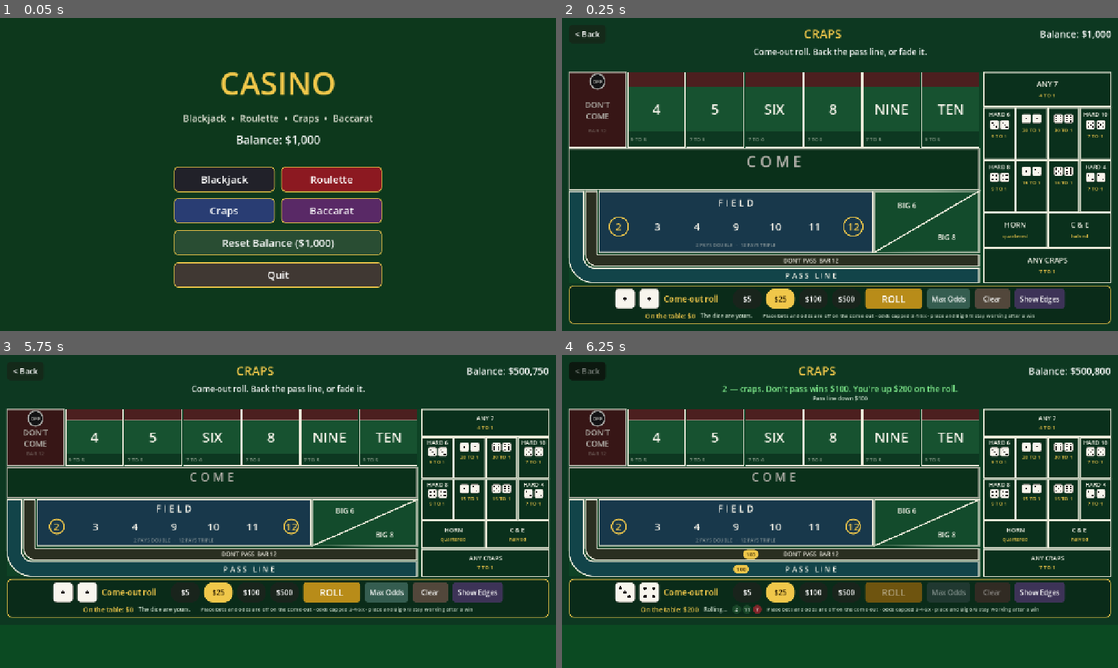
Above: before the commit, frames 1-4 (two rows, left to right).
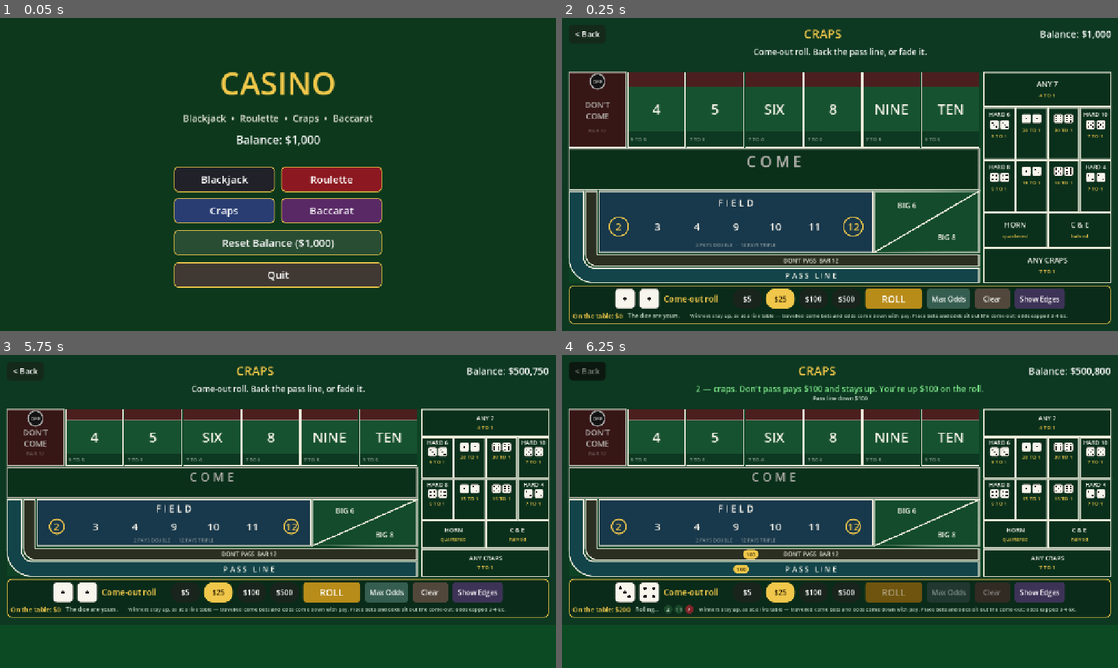
Above: after the commit, the same moments.

Repository: fu-systems/Casino
Game: Godot game, scene res://tests/run_all.tscn
The game is run twice, just before and just after one commit, with the same random seed, the same clock (stepped at 60 frames per second) and the same inputs. This scene is started directly instead of the project's main scene.
Inputs:
- Up to frame 1 (0.05 s): no input
- Up to frame 2 (0.25 s): no input
- Up to frame 3 (5.75 s): click "New Round" at 0.5 s; click "New Round" at 1.25 s; click "0" at 2 s; click "3" at 2.75 s; click "6" at 3.5 s; click "9" at 4.25 s; click "12" at 5 s
- Up to frame 4 (6.25 s): click "Clear" at 5.75 s

Frame 1 is identical in both runs. In frame 2, 0.8% of the frame differs, in the area x 1-91%, y 94-97%; in frame 3, 0.8%; in frame 4, 1.5%, in the area x 1-93%, y 9-83%.

Commit message:
Leave winning craps bets standing, as a dealer does
Winners were being paid and taken down; on a live table a paid bet keeps
working. Now the line, the come bar, place bets, the field, hardways and
every prop are paid and left standing — the horn and C & E stay whole,
their losing portions bought back out of the winnings, so a $40 horn on
the 2 pays $270 and keeps riding at $40. On the bar twelve the don't side
neither wins nor is refunded any more: the bet just stands off where it
is, which is what barring the twelve means.

The bets that do come down are the ones that really do: a come bet that
made its number comes down with its pay, and so do odds once their point
resolves.

Clear Bets now takes down only what a dealer would hand back: everything
except the pass line once a point is on and come bets that have travelled
to their number — those are contracts and ride until they win or lose.
Odds, place bets, the props and the whole don't side always come off on
request, and the message names the contract money left riding. Leaving
the table still settles everything back, contracts included, since the
alternative is confiscating them.

Every payout keeps the same net — paying $130 next to a $100 stake and
paying $230 while removing it are the same dollars — so this is entirely
about what stays on the felt for the next roll. The suite pins the new
board states: sixteen stays-up assertions, the standing-off twelve both
ways, and a new clear-bets check covering both the come-out (everything
refundable) and a mid-point spread (contracts kept, the rest returned).

Co-Authored-By: Claude Fable 5 <noreply@anthropic.com>
Claude-Session: https://claude.ai/code/session_0124MmiStuKvS4o8Mr4FMMN6

Diff:
--- a/scripts/craps.gd
+++ b/scripts/craps.gd
@@ -212,11 +212,33 @@
 	_refresh()
 
 
+## Whether the player may take a bet down right now. Two bets are contracts
+## once the dice have made them one: the pass line after a point is
+## established, and a come bet that has travelled to its number. They ride
+## until they win or lose. Everything else — odds, place bets, the props,
+## and the whole don't side — is the player's to pick up between rolls.
+func _is_contract(key: String) -> bool:
+	if key == "pass":
+		return point != 0
+	return key.begins_with("come_") and not key.begins_with("come_odds")
+
+
 func _on_clear_pressed() -> void:
 	if rolling:
 		return
-	if board.refund_all() > 0:
+	var kept := 0
+	var refunded := 0
+	for key in board.staked_keys():
+		if _is_contract(key):
+			kept += board.amount(key)
+		else:
+			refunded += board.refund(key)
+	if refunded > 0 and kept > 0:
+		_set_message("Removable bets refunded. $%s of contract bets ride until they win or lose." % Bank.fmt(kept), COLOR_GOLD)
+	elif refunded > 0:
 		_set_message("Bets cleared and refunded.", Color.WHITE)
+	elif kept > 0:
+		_set_message("The pass line and travelled come bets are contracts — they ride until they win or lose.", COLOR_GOLD)
 	_refresh()
 
 
@@ -229,8 +251,10 @@
 
 # --- settling ----------------------------------------------------------------
 
-## Pays a bet at num:den and returns the stake with it. Payouts round down
-## to the dollar, which is what a dealer does with an odd-money bet.
+## Pays a bet at num:den and returns the stake with it — for the bets that
+## genuinely come down with their pay: travelled come bets, and odds once
+## their point resolves. Payouts round down to the dollar, which is what a
+## dealer does with an odd-money bet.
 func _pay(key: String, num: int, den: int) -> int:
 	var stake := board.take(key)
 	if stake <= 0:
@@ -240,7 +264,9 @@
 	return winnings
 
 
-## Pays the winnings but leaves the stake working, for place and Big 6/8.
+## Pays the winnings and leaves the stake standing — the default on a live
+## table, where a paid bet keeps working until it loses or the player takes
+## it down.
 func _pay_and_leave(key: String, num: int, den: int) -> int:
 	var stake := board.amount(key)
 	if stake <= 0:
@@ -330,8 +356,8 @@
 	if stake <= 0:
 		return
 	if total in FIELD_NUMBERS:
-		var won := _pay("field", int(FIELD_BONUS.get(total, 1)), 1)
-		notes.append("Field %d pays $%s" % [total, Bank.fmt(won)])
+		var won := _pay_and_leave("field", int(FIELD_BONUS.get(total, 1)), 1)
+		notes.append("Field %d pays $%s and stays up" % [total, Bank.fmt(won)])
 	else:
 		_lose("field")
 		notes.append("Field loses $%s" % Bank.fmt(stake))
@@ -344,42 +370,46 @@
 			continue
 		var prop: Dictionary = PROPS[key]
 		if total in prop.numbers:
-			var won := _pay(key, int(prop.pays), 1)
-			notes.append("%s pays $%s" % [prop.label, Bank.fmt(won)])
+			var won := _pay_and_leave(key, int(prop.pays), 1)
+			notes.append("%s pays $%s and stays up" % [prop.label, Bank.fmt(won)])
 		else:
 			_lose(key)
 			notes.append("%s loses $%s" % [prop.label, Bank.fmt(stake)])
 
 
-## The horn is four bets in one. The winning quarter pays its own odds and
-## the other three quarters are simply lost.
+## The horn is four bets in one. On a win the winning quarter pays its own
+## odds, the three losing quarters are bought back out of the winnings, and
+## the whole horn stays working — which is exactly how a stickman keeps it.
 func _resolve_horn(total: int, notes: Array) -> void:
-	var stake := board.take("horn")
+	var stake := board.amount("horn")
 	if stake <= 0:
 		return
 	if not (total in [2, 3, 11, 12]):
+		_lose("horn")
 		notes.append("Horn loses $%s" % Bank.fmt(stake))
 		return
 	var pays: int = 30 if total in [2, 12] else ELEVEN_PAYS
-	var back := roundi(stake / 4.0 * (pays + 1))
-	Bank.deposit(back)
-	notes.append("Horn %d returns $%s of $%s" % [total, Bank.fmt(back), Bank.fmt(stake)])
-
-
-## Craps and Eleven: half on any craps, half on the yo.
+	var won := roundi(stake / 4.0 * (pays - 3))
+	Bank.deposit(won)
+	notes.append("Horn %d pays $%s and stays up" % [total, Bank.fmt(won)])
+
+
+## Craps and Eleven: half on any craps, half on the yo. As with the horn, a
+## win pays the winning half, re-buys the losing half, and stays working.
 func _resolve_c_and_e(total: int, notes: Array) -> void:
-	var stake := board.take("c_and_e")
+	var stake := board.amount("c_and_e")
 	if stake <= 0:
 		return
-	var back := 0
+	var won := 0
 	if total in [2, 3, 12]:
-		back = roundi(stake / 2.0 * (ANY_CRAPS_PAYS + 1))
+		won = roundi(stake / 2.0 * (ANY_CRAPS_PAYS - 1))
 	elif total == 11:
-		back = roundi(stake / 2.0 * (ELEVEN_PAYS + 1))
-	if back > 0:
-		Bank.deposit(back)
-		notes.append("C & E %d returns $%s of $%s" % [total, Bank.fmt(back), Bank.fmt(stake)])
+		won = roundi(stake / 2.0 * (ELEVEN_PAYS - 1))
+	if won > 0:
+		Bank.deposit(won)
+		notes.append("C & E %d pays $%s and stays up" % [total, Bank.fmt(won)])
 	else:
+		_lose("c_and_e")
 		notes.append("C & E loses $%s" % Bank.fmt(stake))
 
 
@@ -392,22 +422,24 @@
 		if stake <= 0:
 			continue
 		if total == number and hard:
-			var won := _pay(key, int(HARD_PAYS[number]), 1)
-			notes.append("Hard %d pays $%s" % [number, Bank.fmt(won)])
+			var won := _pay_and_leave(key, int(HARD_PAYS[number]), 1)
+			notes.append("Hard %d pays $%s and stays up" % [number, Bank.fmt(won)])
 		elif total == number or total == 7:
 			_lose(key)
 			notes.append("Hard %d loses $%s" % [number, Bank.fmt(stake)])
 
 
 ## A come bet sitting on the bar wins on 7 or 11, loses on craps, and
-## otherwise travels to the number rolled and waits there. The don't come
-## bet is its mirror, barring the twelve.
+## otherwise travels to the number rolled and waits there. A winner is paid
+## where it lies and stays on the bar as a fresh come bet — a dealer pays
+## next to the chips and leaves them unless asked. The don't come bet is its
+## mirror, barring the twelve; on the bar twelve it simply stands off.
 func _resolve_come_bar(total: int, notes: Array) -> void:
 	var come := board.amount("come")
 	if come > 0:
 		if total == 7 or total == 11:
-			var won := _pay("come", 1, 1)
-			notes.append("Come wins $%s" % Bank.fmt(won))
+			var won := _pay_and_leave("come", 1, 1)
+			notes.append("Come pays $%s and stays on the bar" % Bank.fmt(won))
 		elif total in [2, 3, 12]:
 			_lose("come")
 			notes.append("Come loses $%s to craps" % Bank.fmt(come))
@@ -419,11 +451,10 @@
 	var dont := board.amount("dont_come")
 	if dont > 0:
 		if total in [2, 3]:
-			var won := _pay("dont_come", 1, 1)
-			notes.append("Don't come wins $%s" % Bank.fmt(won))
+			var won := _pay_and_leave("dont_come", 1, 1)
+			notes.append("Don't come pays $%s and stays on the bar" % Bank.fmt(won))
 		elif total == 12:
-			_push("dont_come")
-			notes.append("Don't come pushes on the bar twelve")
+			notes.append("Bar twelve — the don't come stands off")
 		elif total == 7 or total == 11:
 			_lose("dont_come")
 			notes.append("Don't come loses $%s" % Bank.fmt(dont))
@@ -522,23 +553,25 @@
 
 func _resolve_come_out(total: int, notes: Array) -> String:
 	if total == 7 or total == 11:
-		var won := _pay("pass", 1, 1)
+		var won := _pay_and_leave("pass", 1, 1)
 		var lost := _lose("dont_pass")
 		if lost > 0:
 			notes.append("Don't pass down $%s" % Bank.fmt(lost))
-		return "%d — a natural. Pass line wins $%s." % [total, Bank.fmt(won)]
+		if won > 0:
+			return "%d — a natural. Pass line pays $%s and stays up." % [total, Bank.fmt(won)]
+		return "%d — a natural." % total
 	if total in [2, 3, 12]:
 		var lost := _lose("pass")
 		if lost > 0:
 			notes.append("Pass line down $%s" % Bank.fmt(lost))
 		if total == 12:
-			# Barring the twelve is where the don't side's edge goes.
-			var pushed := _push("dont_pass")
-			if pushed > 0:
-				notes.append("Don't pass pushes on the bar twelve")
-			return "12 — craps, but the twelve is barred, so the don't side pushes."
-		var won := _pay("dont_pass", 1, 1)
-		return "%d — craps. Don't pass wins $%s." % [total, Bank.fmt(won)]
+			# Barring the twelve is where the don't side's edge goes: the
+			# bet neither wins nor loses, it just stands where it is.
+			return "12 — craps, but the twelve is barred, so the don't side stands off."
+		var won := _pay_and_leave("dont_pass", 1, 1)
+		if won > 0:
+			return "%d — craps. Don't pass pays $%s and stays up." % [total, Bank.fmt(won)]
+		return "%d — craps." % total
 	point = total
 	return "Point is %d. Roll it again before a seven." % total
 
@@ -546,21 +579,23 @@
 func _resolve_point_roll(total: int, notes: Array) -> String:
 	if total == point:
 		var made := point
-		var won := _pay("pass", 1, 1)
+		# The flat bet stays for the next come-out; only the odds come down,
+		# there being no point left for them to ride.
+		var won := _pay_and_leave("pass", 1, 1)
 		var o: Array = TRUE_ODDS[made]
 		won += _pay("pass_odds", int(o[0]), int(o[1]))
 		var lost := _lose("dont_pass") + _lose("dont_pass_odds")
 		if lost > 0:
 			notes.append("Don't pass down $%s" % Bank.fmt(lost))
 		point = 0
-		return "%d — point made! Pass line pays $%s." % [made, Bank.fmt(won)]
+		return "%d — point made! Pass line pays $%s and stays up." % [made, Bank.fmt(won)]
 	if total == 7:
 		var lost := _lose("pass") + _lose("pass_odds")
-		var won := _pay("dont_pass", 1, 1)
+		var won := _pay_and_leave("dont_pass", 1, 1)
 		var o: Array = TRUE_ODDS[point]
 		won += _pay("dont_pass_odds", int(o[1]), int(o[0]))
 		if won > 0:
-			notes.append("Don't pass pays $%s" % Bank.fmt(won))
+			notes.append("Don't pass pays $%s and stays up" % Bank.fmt(won))
 		point = 0
 		return "Seven out. The line loses $%s and the dice pass on." % Bank.fmt(lost)
 	return "%d. Point is still %d." % [total, point]
@@ -816,7 +851,11 @@
 	bottom.add_child(history_box)
 
 	var rules := Label.new()
-	rules.text = "Place bets and odds are off on the come-out · odds capped 3-4-5x · place and Big 6/8 stay working after a win"
+	rules.text = "Winners stay up, as at a live table — travelled come bets and odds come down with pay. Place bets and odds sit out the come-out; odds capped 3-4-5x."
+	# Wraps when squeezed, so the sentence can't widen the scene's minimum.
+	rules.autowrap_mode = TextServer.AUTOWRAP_WORD_SMART
+	rules.size_flags_horizontal = Control.SIZE_EXPAND_FILL
+	rules.custom_minimum_size = Vector2(300, 0)
 	rules.add_theme_font_size_override("font_size", 12)
 	rules.add_theme_color_override("font_color", COLOR_MUTED)
 	bottom.add_child(rules)
--- a/tests/craps_rules.gd
+++ b/tests/craps_rules.gd
@@ -30,6 +30,7 @@
 	await _test_props()
 	await _test_big_six_and_eight()
 	await _test_come_out_sleeps_place_and_odds()
+	await _test_clear_bets()
 	await _test_money_conservation()
 
 	t.queue_free()
@@ -157,14 +158,17 @@
 # --- the line ----------------------------------------------------------------
 
 func _test_come_out() -> void:
+	# Winners are paid their winnings and the stake stays on the layout, as
+	# a dealer leaves it — so a $100 line bet nets +$100 and keeps riding.
 	for natural in [[3, 4], [5, 6]]:
 		_reset()
 		_stake("pass", 100)
 		_stake("dont_pass", 100)
 		var start: int = Bank.balance
 		await _roll(int(natural[0]), int(natural[1]))
-		check(Bank.balance - start == 200,
-			"a natural should pay the pass line $200 back and take the don't, got %+d" % (Bank.balance - start))
+		check(Bank.balance - start == 100,
+			"a natural should pay the pass $100 and take the don't, got %+d" % (Bank.balance - start))
+		check(t.board.amount("pass") == 100, "a winning pass line stays up")
 		check(t.point == 0, "a natural leaves the point off")
 
 	for craps in [[1, 1], [1, 2]]:
@@ -173,18 +177,21 @@
 		_stake("dont_pass", 100)
 		var start: int = Bank.balance
 		await _roll(int(craps[0]), int(craps[1]))
-		check(Bank.balance - start == 200,
-			"craps should pay the don't $200 back and take the pass, got %+d" % (Bank.balance - start))
+		check(Bank.balance - start == 100,
+			"craps should pay the don't $100 and take the pass, got %+d" % (Bank.balance - start))
+		check(t.board.amount("dont_pass") == 100, "a winning don't pass stays up")
 
 	# The barred twelve is where the don't side's edge comes from: the pass
-	# line loses but the don't bet only pushes.
+	# line loses but the don't bet just stands off where it is.
 	_reset()
 	_stake("pass", 100)
 	_stake("dont_pass", 100)
 	var start: int = Bank.balance
 	await _roll(6, 6)
-	check(Bank.balance - start == 100,
-		"a barred twelve should return the don't stake only, got %+d" % (Bank.balance - start))
+	check(Bank.balance - start == 0,
+		"a barred twelve moves no money for the don't, got %+d" % (Bank.balance - start))
+	check(t.board.amount("dont_pass") == 100, "the don't stands off on the bar twelve")
+	check(t.board.amount("pass") == 0, "the pass line still loses to the twelve")
 
 	_reset()
 	_stake("pass", 100)
@@ -201,7 +208,8 @@
 	check(t.point == 6, "the point should be 6")
 	var start: int = Bank.balance
 	await _roll(2, 4)
-	check(Bank.balance - start == 200, "making the point pays 1:1, got %+d" % (Bank.balance - start))
+	check(Bank.balance - start == 100, "making the point pays 1:1, got %+d" % (Bank.balance - start))
+	check(t.board.amount("pass") == 100, "the paid pass line stays up for the next come-out")
 	check(t.point == 0, "making the point turns it off")
 
 	_reset()
@@ -211,8 +219,9 @@
 	check(t.point == 8, "the point should be 8")
 	start = Bank.balance
 	await _roll(3, 4)
-	check(Bank.balance - start == 200,
+	check(Bank.balance - start == 100,
 		"sevening out pays the don't 1:1 and takes the line, got %+d" % (Bank.balance - start))
+	check(t.board.amount("dont_pass") == 100, "the paid don't pass stays up")
 	check(t.point == 0, "a seven-out turns the point off")
 	note("the point pays the line when made and the don't when it sevens out")
 
@@ -265,11 +274,14 @@
 		_stake("pass_odds", 100)
 		var start: int = Bank.balance
 		await _roll(_split(number)[0], _split(number)[1])
-		# $100 line at 1:1 plus $100 odds at true price, both stakes back.
-		var want: int = 100 + 100 + 100 + int(pays[number])
+		# The line pays $100 and stays up; the odds come down with their pay,
+		# there being no point left for them to ride.
+		var want: int = 100 + 100 + int(pays[number])
 		check(Bank.balance - start == want,
-			"making the %d with $100 odds should return $%d, returned $%d" % [
+			"making the %d with $100 odds should pay $%d, paid $%d" % [
 				number, want, Bank.balance - start])
+		check(t.board.amount("pass") == 100, "the paid line stays up")
+		check(t.board.amount("pass_odds") == 0, "the paid odds come down")
 
 	# Laying odds against the point wins the odds the other way up.
 	var lay_wins := {4: 50, 5: 66, 6: 83, 8: 83, 9: 66, 10: 50}
@@ -280,10 +292,12 @@
 		_stake("dont_pass_odds", 100)
 		var start: int = Bank.balance
 		await _roll(3, 4)
-		var want: int = 100 + 100 + 100 + int(lay_wins[number])
+		var want: int = 100 + 100 + int(lay_wins[number])
 		check(Bank.balance - start == want,
-			"a $100 lay against the %d should return $%d, returned $%d" % [
+			"a $100 lay against the %d should pay $%d, paid $%d" % [
 				number, want, Bank.balance - start])
+		check(t.board.amount("dont_pass") == 100, "the paid don't stays up")
+		check(t.board.amount("dont_pass_odds") == 0, "the paid lay comes down")
 	note("odds pay true price both ways: 2:1, 3:2, 6:5, and the inverse laid")
 
 
@@ -306,13 +320,14 @@
 		"a come 9 with $100 odds should return $450, returned $%d" % (Bank.balance - start))
 	check(t.board.amount("come_9") == 0, "a paid come bet comes down")
 
-	# 7 and 11 win on the bar; craps takes it.
+	# 7 and 11 pay on the bar and the bet stays there; craps takes it.
 	_reset()
 	t.point = 6
 	_stake("come", 100)
 	start = Bank.balance
 	await _roll(5, 6)
-	check(Bank.balance - start == 200, "an 11 pays the come bar 1:1, got %+d" % (Bank.balance - start))
+	check(Bank.balance - start == 100, "an 11 pays the come bar 1:1, got %+d" % (Bank.balance - start))
+	check(t.board.amount("come") == 100, "a paid come bet stays on the bar")
 
 	_reset()
 	t.point = 6
@@ -337,22 +352,25 @@
 	check(Bank.balance - start == 100 + 100 + 150 + 100,
 		"a don't come 5 with a $150 lay should return $450, returned $%d" % (Bank.balance - start))
 
-	# 2 and 3 pay it on the bar, 12 pushes, 7 and 11 take it.
+	# 2 and 3 pay it on the bar and it stays; 12 stands it off; 7 and 11
+	# take it.
 	for craps in [[1, 1], [1, 2]]:
 		_reset()
 		t.point = 6
 		_stake("dont_come", 100)
 		start = Bank.balance
 		await _roll(int(craps[0]), int(craps[1]))
-		check(Bank.balance - start == 200,
+		check(Bank.balance - start == 100,
 			"craps pays the don't come bar 1:1, got %+d" % (Bank.balance - start))
+		check(t.board.amount("dont_come") == 100, "a paid don't come stays on the bar")
 
 	_reset()
 	t.point = 6
 	_stake("dont_come", 100)
 	start = Bank.balance
 	await _roll(6, 6)
-	check(Bank.balance - start == 100, "the barred twelve pushes the don't come bar")
+	check(Bank.balance - start == 0, "the barred twelve moves no money")
+	check(t.board.amount("dont_come") == 100, "the don't come stands off on the bar twelve")
 
 	_reset()
 	t.point = 6
@@ -429,9 +447,10 @@
 		_stake("field", 100)
 		var start: int = Bank.balance
 		await _roll(_split(number)[0], _split(number)[1])
-		check(Bank.balance - start == 100 + int(pays[number]),
-			"the field on a %d should return $%d, returned $%d" % [
-				number, 100 + int(pays[number]), Bank.balance - start])
+		check(Bank.balance - start == int(pays[number]),
+			"the field on a %d should pay $%d and stay up, paid $%d" % [
+				number, int(pays[number]), Bank.balance - start])
+		check(t.board.amount("field") == 100, "a winning field bet stays up")
 	for number in [5, 6, 7, 8]:
 		_reset()
 		_stake("field", 100)
@@ -450,8 +469,9 @@
 		_stake("hard_%d" % number, 10)
 		var start: int = Bank.balance
 		await _roll(number / 2, number / 2)
-		check(Bank.balance - start == 10 + 10 * int(pays[number]),
+		check(Bank.balance - start == 10 * int(pays[number]),
 			"hard %d should pay %d:1, got %+d" % [number, int(pays[number]), Bank.balance - start])
+		check(t.board.amount("hard_%d" % number) == 10, "a winning hardway stays up")
 
 		# The same number rolled easy kills it.
 		_reset()
@@ -487,8 +507,9 @@
 		_stake(String(c.key), 10)
 		var start: int = Bank.balance
 		await _roll(int(c.win[0]), int(c.win[1]))
-		check(Bank.balance - start == 10 + 10 * int(c.pays),
+		check(Bank.balance - start == 10 * int(c.pays),
 			"%s should pay %d:1, got %+d" % [c.key, int(c.pays), Bank.balance - start])
+		check(t.board.amount(String(c.key)) == 10, "%s stays up after a win" % c.key)
 
 		_reset()
 		t.point = 5
@@ -497,56 +518,60 @@
 		await _roll(int(c.lose[0]), int(c.lose[1]))
 		check(Bank.balance - start == 0, "%s should lose on that roll" % c.key)
 
-	# The horn is quartered: one quarter wins at its own price and the other
-	# three are lost. These measure the net over the whole bet, so `start` is
-	# taken before the chips go down rather than after.
+	# The horn is quartered: the winning quarter pays its own price, the
+	# three losing quarters are bought back out of the winnings, and the
+	# whole horn stays working.
 	_reset()
 	t.point = 5
+	_stake("horn", 40)
 	var start := Bank.balance
-	_stake("horn", 40)
 	await _roll(1, 1)
 	check(Bank.balance - start == 270,
-		"a $40 horn on the 2 pays its $10 quarter at 30:1, netting +$270, got %+d" % (Bank.balance - start))
+		"a $40 horn on the 2 pays $270 net of its lost quarters, got %+d" % (Bank.balance - start))
+	check(t.board.amount("horn") == 40, "the paid horn stays up whole")
 
 	_reset()
 	t.point = 5
-	start = Bank.balance
 	_stake("horn", 40)
+	start = Bank.balance
 	await _roll(5, 6)
 	check(Bank.balance - start == 120,
-		"a $40 horn on the 11 pays its $10 quarter at 15:1, netting +$120, got %+d" % (Bank.balance - start))
+		"a $40 horn on the 11 pays $120 net of its lost quarters, got %+d" % (Bank.balance - start))
 
 	_reset()
 	t.point = 5
-	start = Bank.balance
 	_stake("horn", 40)
+	start = Bank.balance
 	await _roll(2, 2)
-	check(Bank.balance - start == -40, "the horn loses everything on a 4")
-
-	# C & E is halved between any craps and the yo.
+	check(Bank.balance - start == 0 and t.board.amount("horn") == 0,
+		"the horn loses everything on a 4")
+
+	# C & E is halved between any craps and the yo, and stays up the same way.
 	_reset()
 	t.point = 5
-	start = Bank.balance
 	_stake("c_and_e", 20)
+	start = Bank.balance
 	await _roll(1, 2)
 	check(Bank.balance - start == 60,
-		"a $20 C & E on a 3 pays its $10 half at 7:1, netting +$60, got %+d" % (Bank.balance - start))
+		"a $20 C & E on a 3 pays $60 net of its lost half, got %+d" % (Bank.balance - start))
+	check(t.board.amount("c_and_e") == 20, "the paid C & E stays up whole")
 
 	_reset()
 	t.point = 5
-	start = Bank.balance
 	_stake("c_and_e", 20)
+	start = Bank.balance
 	await _roll(5, 6)
 	check(Bank.balance - start == 140,
-		"a $20 C & E on the yo pays its $10 half at 15:1, netting +$140, got %+d" % (Bank.balance - start))
+		"a $20 C & E on the yo pays $140 net of its lost half, got %+d" % (Bank.balance - start))
 
 	_reset()
 	t.point = 5
-	start = Bank.balance
 	_stake("c_and_e", 20)
+	start = Bank.balance
 	await _roll(2, 2)
-	check(Bank.balance - start == -20, "C & E loses on a 4")
-	note("props pay their published odds; the horn quarters and C & E halves")
+	check(Bank.balance - start == 0 and t.board.amount("c_and_e") == 0,
+		"C & E loses on a 4")
+	note("props pay their published odds, stay up, and the horn quarters")
 
 
 func _test_big_six_and_eight() -> void:
@@ -579,7 +604,7 @@
 	await _roll(3, 4)
 	check(t.board.amount("place_6") == 60 and t.board.amount("place_8") == 60,
 		"place bets should survive a come-out seven")
-	check(Bank.balance - start == 200, "only the pass line should be paid on a come-out seven")
+	check(Bank.balance - start == 100, "only the pass line should be paid on a come-out seven")
 
 	# And they don't pay on the come-out either.
 	_reset()
@@ -599,10 +624,48 @@
 	_stake("pass", 50)
 	start = Bank.balance
 	await _roll(3, 4)
-	check(Bank.balance - start == 100 + 100,
+	check(Bank.balance - start == 100 + 50,
 		"a come-out seven should return the sleeping odds and pay the line, got %+d" % (Bank.balance - start))
 	check(t.board.amount("come_9") == 0, "the flat come bet still loses to a come-out seven")
 	note("place bets and come odds sleep through the come-out")
+
+
+func _test_clear_bets() -> void:
+	# During the come-out everything on the table is the player's to take —
+	# the pass line only becomes a contract once a point is established.
+	_reset()
+	_stake("pass", 100)
+	_stake("field", 50)
+	var start: int = Bank.balance
+	t._on_clear_pressed()
+	check(Bank.balance - start == 150, "on a come-out, clearing refunds everything")
+	check(t.board.total() == 0, "the board should be empty after a come-out clear")
+
+	# With a point on, the pass flat and travelled come bets ride; odds,
+	# place bets, hardways and the whole don't side come down freely.
+	_reset()
+	_stake("pass", 100)
+	await _roll(3, 3)          # point 6
+	_stake("pass_odds", 100)
+	_stake("place_5", 50)
+	_stake("hard_8", 10)
+	_stake("come", 25)
+	await _roll(4, 5)          # the come bet travels to the 9
+	_stake("come_odds_9", 50)
+	_stake("dont_come", 30)
+	await _roll(5, 5)          # the don't come bet travels to the 10
+	start = Bank.balance
+	t._on_clear_pressed()
+	check(Bank.balance - start == 100 + 50 + 10 + 50 + 30,
+		"clearing should refund odds, place, hardway and the don't side, got %+d" % (Bank.balance - start))
+	check(t.board.amount("pass") == 100, "the pass flat is a contract and stays")
+	check(t.board.amount("come_9") == 25, "a travelled come bet is a contract and stays")
+	check(t.board.amount("pass_odds") == 0, "odds come down freely")
+	check(t.board.amount("come_odds_9") == 0, "come odds come down freely")
+	check(t.board.amount("dont_come_10") == 0, "the don't side comes down freely")
+	t.board.refund_all()
+	t.point = 0
+	note("clear refunds everything but the pass line and travelled come bets")
 
 
 func _test_money_conservation() -> void:
Not shown, changed: README.md
